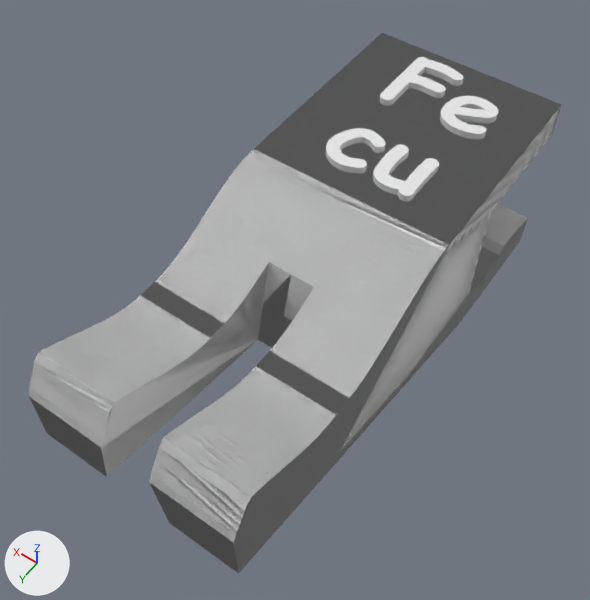
One commit to the Blender file casa/toothbrush-hook.blend: the scene before it, then after it.
Rendered twice from a 50 mm camera at (-38.6, 83.4, 89.8) aimed at (2.5, 25.9, -0.7). The axes (+X, +Y, +Z) are drawn at lower left. The lights are the same throughout. The same objects are shown in both versions, whatever each file hides.

The first picture shows 'Cube.002', 'fecu-cube', 'fecu-text'.
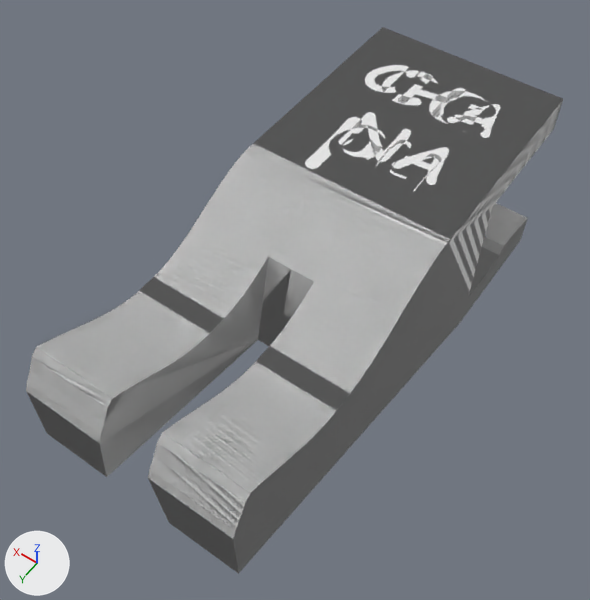
Diff of the bpy script that builds the scene:
```diff
--- a/casa/toothbrush-hook.blend.py
+++ b/casa/toothbrush-hook.blend.py
@@ me_cube_001 @@
 me_cube_001.from_pydata(...)  # 288 vertices, 98 faces, 1 loose edge; spans x -15.0..15.0, y -16.5..61.1, z -15.0..15.0
 # used by ob_fecu_cube; location = (0.0, 0.0, 0.0)
+# me_cube_001 part 1: all 175 vertices in x -15.0..15.0, y -15.0..61.1, z 8.0..15.0 are moved by (0.0, 0.0, 1.0)
@@ me_cube_002 @@
 me_cube_002.from_pydata(...)  # 288 vertices, 98 faces, 1 loose edge; spans x -15.0..15.0, y -16.5..61.1, z -15.0..15.0
 # used by ob_cube_002; location = (0.0, 0.0, 0.0)
+# me_cube_002 part 2: all 175 vertices in x -15.0..15.0, y -15.0..61.1, z 8.0..15.0 are moved by (0.0, 0.0, 1.0)
@@ me_text_002 @@
+me_text_002.from_pydata(...)  # 3458 vertices, 5175 faces; spans x -0.53..14.12, y -7.46..6.86, z 0.0..3.0
@@ ob_fecu_text @@
 ob_fecu_text.rotation_euler = (0.0, 0.0, 3.142)  # degrees (0, 0, 180)
-ob_fecu_text.scale = (1.43, 1.43, 1.43)
+ob_fecu_text.scale = (1.38, 1.38, 1.38)
@@ ob_cube_002 @@
 ob_cube_002.location = (0.0, 0.0, 0.0)
+_m = ob_cube_002.modifiers.new('Boolean', 'BOOLEAN')
+_m.object = ob_chana_text
@@ ob_chana_text @@
+ob_chana_text = bpy.data.objects.new('chana-text', me_text_002)
+ob_chana_text.location = (9.855, 0.769, 14.01)
+ob_chana_text.rotation_euler = (0.0, 0.0, 3.142)  # degrees (0, 0, 180)
+ob_chana_text.scale = (1.42, 1.42, 1.0)
+ob_chana_text.hide_set(True)
```

Pixel boxes (x1, y1, x2, y2) of what changed, in the pictures (590 x 600 px):
'Cube.002', reshaped, modifiers changed
    before: (197, 34, 561, 561)
    after: (26, 27, 563, 574)
'fecu-cube', reshaped
    before: (28, 33, 561, 574)
    after: (256, 27, 563, 238)
'fecu-text', rescaled (7% shorter)
    before: (326, 57, 498, 201)
    after: (329, 59, 496, 193)
